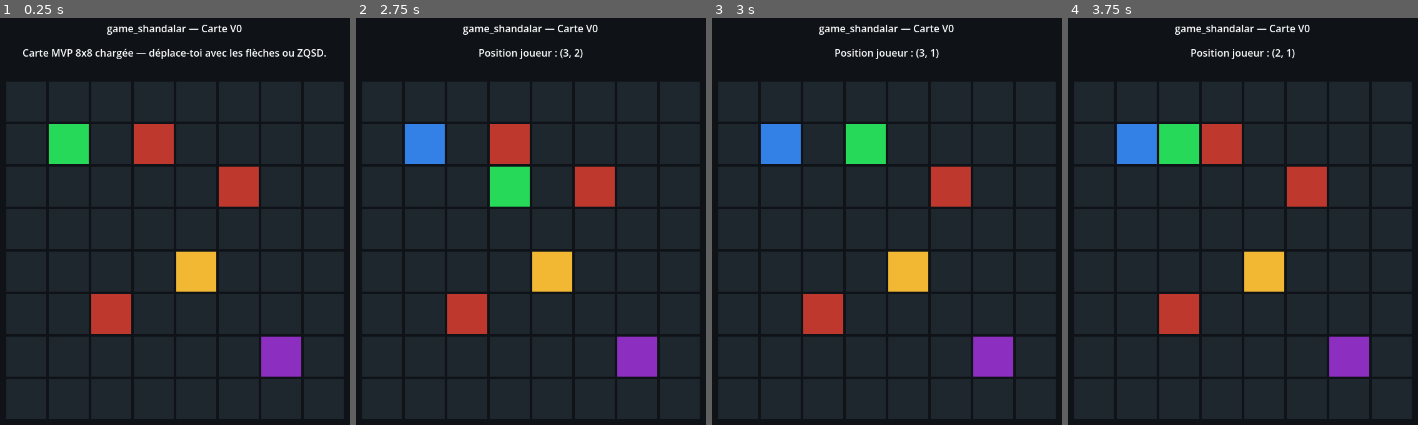
Above: before the commit, frames 1-4 (left to right).
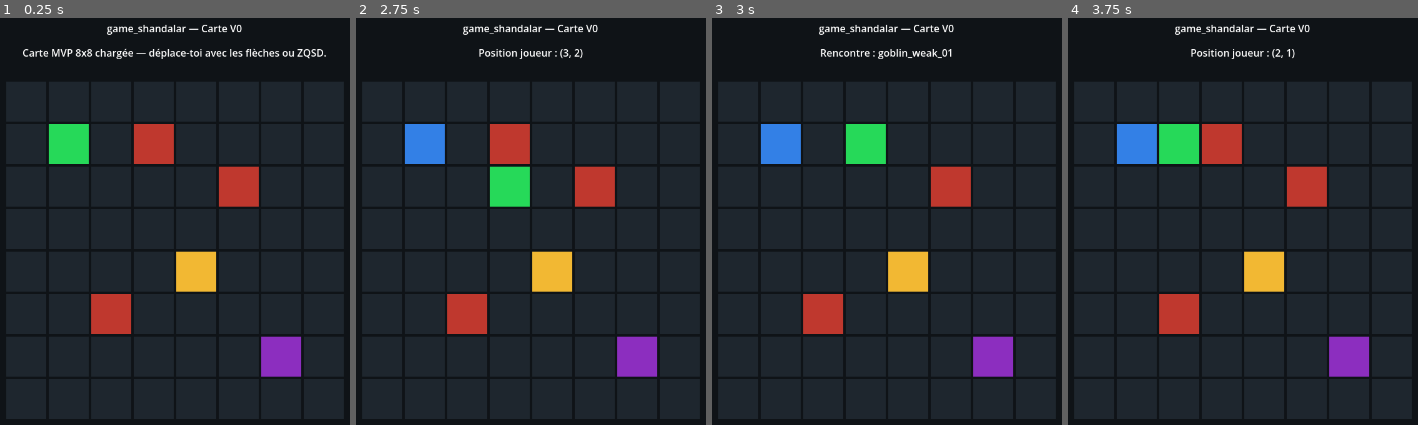
Above: after the commit, the same moments.

Repository: ludowww/game_shandalar
Game: Godot game, scene res://scenes/main/Main.tscn
The game is run twice, just before and just after one commit, with the same random seed, the same clock (stepped at 60 frames per second) and the same inputs.
Inputs:
- Up to frame 1 (0.25 s): no input
- Up to frame 2 (2.75 s): tap Enter at 0.5, 2 s; hold Right (move_right) 0.53-1.28 s; tap Space at 1.25 s; hold Down (move_down) 1.28-2.03 s; hold Right (move_right) from 2.03 s (still down)
- Up to frame 3 (3 s): tap Space at 2.75 s; release Right (move_right) at 2.78 s; hold Up (move_up) from 2.78 s (still down)
- Up to frame 4 (3.75 s): tap Enter at 3.5 s; release Up (move_up) at 3.53 s; hold Left (move_left) from 3.53 s (still down)

Frames 1-2 are identical in both runs. In frame 3, 0.5% of the frame differs, in the area x 31-69%, y 7-11%; in frame 4, nothing differs.

Commit message:
feat: detect world map encounters

Diff:
--- a/scripts/core/GameState.gd
+++ b/scripts/core/GameState.gd
@@ -5,6 +5,8 @@
 var player_deck: Array = []
 var defeated_encounters: Array = []
 var current_enemy_id := ""
+var current_tile_type := ""
+var reward_pending := false
 var run_finished := false
 var run_won := false
 var cards_added := 0
@@ -15,6 +17,8 @@
 	player_deck = []
 	defeated_encounters = []
 	current_enemy_id = ""
+	current_tile_type = ""
+	reward_pending = false
 	run_finished = false
 	run_won = false
 	cards_added = 0
--- a/scripts/world/WorldMap.gd
+++ b/scripts/world/WorldMap.gd
@@ -12,6 +12,7 @@
 
 var map_width := 0
 var map_height := 0
+var current_map_data: Dictionary = {}
 
 @onready var grid: GridContainer = %MapGrid
 @onready var status_label: Label = %StatusLabel
@@ -23,9 +24,11 @@
 		status_label.text = "Erreur : impossible de charger data/map_mvp.json"
 		return
 
+	current_map_data = map_data
 	build_grid(map_data)
 	var start_position: Array = map_data.get("start_position", [1, 1])
 	player_token.set_grid_position(Vector2i(int(start_position[0]), int(start_position[1])))
+	handle_tile_entered(GameState.player_position)
 	status_label.text = "Carte MVP 8x8 chargée — déplace-toi avec les flèches ou ZQSD."
 
 func _unhandled_input(event: InputEvent) -> void:
@@ -64,7 +67,37 @@
 		return
 
 	player_token.set_grid_position(next_position)
-	status_label.text = "Position joueur : (%d, %d)" % [next_position.x, next_position.y]
+	handle_tile_entered(next_position)
+
+func handle_tile_entered(grid_position: Vector2i) -> void:
+	var tile := get_tile_at_position(grid_position)
+	var tile_type := str(tile.get("type", "empty"))
+	GameState.current_tile_type = tile_type
+	GameState.reward_pending = false
+
+	match tile_type:
+		"enemy":
+			GameState.current_enemy_id = str(tile.get("enemy_id", ""))
+			if GameState.is_encounter_defeated(GameState.current_enemy_id):
+				status_label.text = "Rencontre déjà vaincue : %s" % GameState.current_enemy_id
+			else:
+				status_label.text = "Rencontre : %s" % GameState.current_enemy_id
+		"boss":
+			GameState.current_enemy_id = str(tile.get("enemy_id", ""))
+			status_label.text = "Boss : %s" % GameState.current_enemy_id
+		"reward":
+			GameState.current_enemy_id = ""
+			GameState.reward_pending = true
+			status_label.text = "Récompense trouvée."
+		_:
+			GameState.current_enemy_id = ""
+			status_label.text = "Position joueur : (%d, %d)" % [grid_position.x, grid_position.y]
+
+func get_tile_at_position(grid_position: Vector2i) -> Dictionary:
+	for tile in current_map_data.get("tiles", []):
+		if int(tile.get("x", -1)) == grid_position.x and int(tile.get("y", -1)) == grid_position.y:
+			return tile
+	return {"type": "empty"}
 
 func is_inside_map(grid_position: Vector2i) -> bool:
 	return grid_position.x >= 0 and grid_position.y >= 0 and grid_position.x < map_width and grid_position.y < map_height
Not shown, changed: README.md
Not shown, added: tests/test_encounter_detection_static.py
